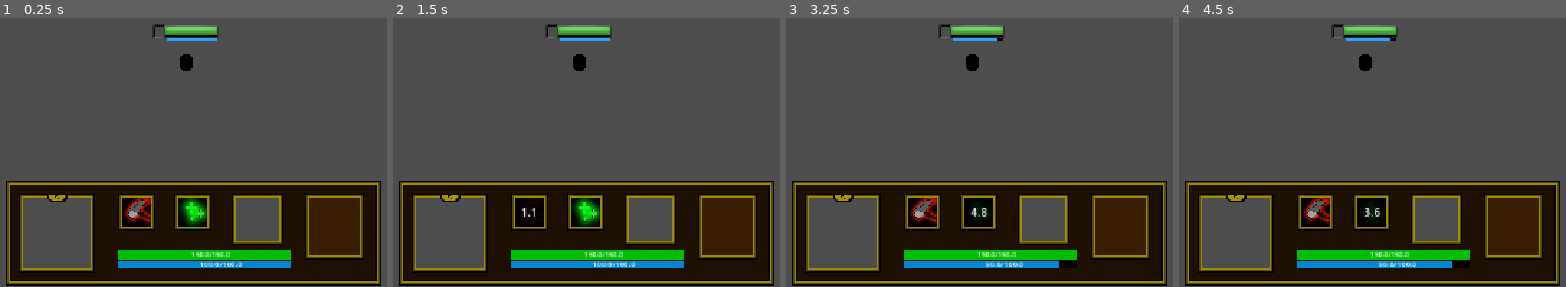
Above: before the commit, frames 1-4 (left to right).
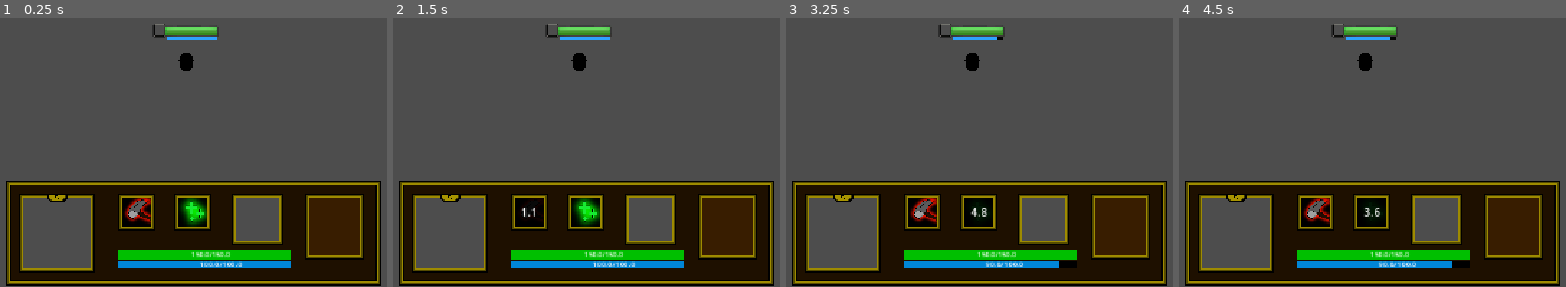
Above: after the commit, the same moments.

Repository: Jhadah/bs-3
Game: Godot game, scene res://Entities/PlayableCharacters/character_1/character_1.tscn
The game is run twice, just before and just after one commit, with the same random seed, the same clock (stepped at 60 frames per second) and the same inputs. This scene is started directly instead of the project's main scene.
Inputs (mouse positions are in pixels of both pictures, inside the frame that each line leads up to):
- Up to frame 1 (0.25 s): no input
- Up to frame 2 (1.5 s): tap Enter at 0.5 s; move the mouse to (756, 39) at 0.52 s; press the mouse at (756, 39) at 0.53 s; tap A (a) at 0.8, 1.35 s; tap Space at 1.25 s; move the mouse to (420, 85) at 1.27 s; release the mouse at (420, 85) at 1.28 s
- Up to frame 3 (3.25 s): tap D (d) at 1.55, 2.1 s; tap Enter at 2 s; move the mouse to (outside the picture) at 2.02 s; tap S (s) at 2.3, 2.85 s; tap Space at 2.75 s; move the mouse to (933, 152) at 2.77 s; tap Shift (shift) at 3.05 s
- Up to frame 4 (4.5 s): tap Enter at 3.5 s; move the mouse to (outside the picture) at 3.52 s; hold Shift (shift) 3.53-4.28 s; tap W (w) at 3.8, 4.35 s; tap Space at 4.25 s; move the mouse to (outside the picture) at 4.27 s

The runs differ from the first frame. In frame 1, 0.4% of the frame differs, in the area x 39-57%, y 2-16%; in frame 2, 0.4%; in frame 3, 0.4%; in frame 4, 0.4%.

Commit message:
Refactorato sistema di effetti[big]

Diff:
--- /dev/null
+++ b/Components/EffectComponent/Effect.gd
@@ -0,0 +1,18 @@
+class_name Effect
+extends RefCounted
+
+
+enum Type {SPEED_BUFF, SPEED_DEBUFF, MOVEMENT_BLOCK, ROTATION_BLOCK}
+var type: Type
+
+enum Calculation {FLAT, PERCENTAGE, IRRELEVANT}
+var calculation: Calculation
+
+var amount: float
+var duration: float
+
+func _init(_type: Type, _duration: float, _amount: float = 0, _calculation: Calculation = Calculation.IRRELEVANT) -> void:
+	type = _type
+	duration = _duration
+	amount = _amount
+	calculation = _calculation
--- /dev/null
+++ b/Components/EffectComponent/EffectComponent.tscn
@@ -0,0 +1,6 @@
+[gd_scene format=3 uid="uid://bitnetxsgtsk7"]
+
+[ext_resource type="Script" uid="uid://bdj87w8iwcgw8" path="res://Components/EffectComponent/effect_component.gd" id="1_soe18"]
+
+[node name="EffectComponent" type="Node" unique_id=1660280139]
+script = ExtResource("1_soe18")
--- /dev/null
+++ b/Components/EffectComponent/effect_component.gd
@@ -0,0 +1,48 @@
+class_name EffectComponent
+extends Node
+
+signal expired(effect: Effect)
+
+signal speed_changed
+signal movement_blocks_changed
+signal rotation_blocks_changed
+
+var speed_buffs: Array[Effect]
+var speed_debuffs: Array[Effect]
+var movement_blocks: Array[Effect]
+var rotation_blocks: Array[Effect]
+
+func apply_effect(effect: Effect):
+	match effect.type:
+		Effect.Type.SPEED_BUFF:
+			_apply_effect_helper(effect, speed_buffs, speed_changed)
+		Effect.Type.SPEED_DEBUFF:
+			_apply_effect_helper(effect, speed_debuffs, speed_changed)
+		Effect.Type.MOVEMENT_BLOCK:
+			_apply_effect_helper(effect, movement_blocks, movement_blocks_changed)
+		Effect.Type.ROTATION_BLOCK:
+			_apply_effect_helper(effect, rotation_blocks, rotation_blocks_changed)
+
+func remove_effect(effect: Effect):
+	match effect.type:
+		Effect.Type.SPEED_BUFF:
+			_remove_effect_helper(effect, speed_buffs, speed_changed)
+		Effect.Type.SPEED_DEBUFF:
+			_remove_effect_helper(effect, speed_debuffs, speed_changed)
+		Effect.Type.MOVEMENT_BLOCK:
+			_remove_effect_helper(effect, movement_blocks, movement_blocks_changed)
+		Effect.Type.ROTATION_BLOCK:
+			_remove_effect_helper(effect, rotation_blocks, rotation_blocks_changed)
+
+func _apply_effect_helper(effect: Effect, array: Array[Effect], _signal: Signal):
+	array.append(effect)
+	_signal.emit()
+
+	await get_tree().create_timer(effect.duration).timeout
+	expired.emit(effect)
+
+func _remove_effect_helper(effect: Effect, array: Array[Effect], _signal: Signal):
+	print("tenativo di rimozione: ", array.has(effect))
+	if array.has(effect):
+		array.erase(effect)
+		_signal.emit()
--- a/Components/MovementComponent/movement_component.gd
+++ b/Components/MovementComponent/movement_component.gd
@@ -1,15 +1,68 @@
 class_name MovementComponent
 extends Node
 
+@onready var parent: Entity = get_parent()
 @export var base_speed: float
-var actual_speed: float
-var slow_factor: float
-var buff_factor: float
+var current_speed: float
+
 
 var can_move: bool = true
 var custom_rotation: bool = false
 
-func _physics_process(_delta: float) -> void:
-	slow_factor = clamp(slow_factor,0,99)
-	actual_speed = base_speed * (1 + buff_factor - slow_factor)
-	actual_speed = clamp(actual_speed, 10, 1000)
+func _ready() -> void:
+	await parent.ready
+	parent.effect.speed_changed.connect(_on_speed_changed)
+	parent.effect.movement_blocks_changed.connect(_on_movement_blocks_changed)
+	parent.effect.rotation_blocks_changed.connect(_on_rotation_blocks_changed)
+
+	current_speed = base_speed
+
+func _physics_process(delta: float) -> void:
+	if !parent.is_multiplayer_authority(): return
+	if !can_move: return
+
+	var input = Input.get_vector("a", "d", "w", "s")
+
+	parent.dir = Vector3(input.x, 0, input.y)
+	parent.velocity = parent.dir * current_speed
+
+	if parent.dir != Vector3.ZERO and custom_rotation == false:
+		var target_rot: float = atan2(-parent.dir.x, -parent.dir.z)
+		parent.rotation.y = lerp_angle(parent.rotation.y, target_rot, delta * 7.0)
+
+	parent.move_and_slide()
+
+func compute_speed() -> float:
+	var flat_speed_mod: float = 0
+	var percentage_speed_mod: float = 0
+
+	for ef in parent.effect.speed_buffs:
+		if ef.calculation == Effect.Calculation.FLAT:
+			flat_speed_mod += ef.amount
+		else:
+			percentage_speed_mod += ef.amount
+
+	for ef in parent.effect.speed_debuffs:
+		if ef.calculation == Effect.Calculation.FLAT:
+			flat_speed_mod -= ef.amount
+		else:
+			percentage_speed_mod -= ef.amount
+
+	var actual_speed = clamp((base_speed + flat_speed_mod) *  (1 + percentage_speed_mod), 1, 20)
+
+	return actual_speed
+
+func _on_speed_changed():
+	current_speed = compute_speed()
+
+func _on_movement_blocks_changed():
+	if !parent.effect.movement_blocks.is_empty():
+		can_move = false
+	else:
+		can_move = true
+
+func _on_rotation_blocks_changed():
+	if !parent.effect.rotation_blocks.is_empty():
+		custom_rotation = true
+	else:
+		custom_rotation = false
--- a/Entities/Entity.gd
+++ b/Entities/Entity.gd
@@ -6,8 +6,12 @@
 @onready var movement: MovementComponent = $MovementComponent
 @onready var health: HealthComponent = $HealthComponent
 @onready var attack: AttackComponent = $AttackComponent
+@onready var effect: EffectComponent = $EffectComponent
 
 var dir: Vector3
+
+func _ready() -> void:
+	effect.expired.connect(_on_effect_expired)
 
 func die():
 	if self is PlayableCharacter:
@@ -15,3 +19,6 @@
 		process_mode = Node.PROCESS_MODE_DISABLED
 	else:  #per minion etc
 		queue_free()
+
+func _on_effect_expired(e: Effect):
+	effect.remove_effect(e)
--- a/Entities/Entity.tscn
+++ b/Entities/Entity.tscn
@@ -4,6 +4,7 @@
 [ext_resource type="PackedScene" uid="uid://52feoyy7gf8i" path="res://Components/HealthComponent/HealthComponent.tscn" id="1_y048k"]
 [ext_resource type="PackedScene" uid="uid://c83m7eo64dcou" path="res://Components/MovementComponent/MovementComponent.tscn" id="2_8xvi6"]
 [ext_resource type="PackedScene" uid="uid://b4dy5lmi2rpo8" path="res://Components/AttackComponent/AttackComponent.tscn" id="4_on4x7"]
+[ext_resource type="PackedScene" uid="uid://bitnetxsgtsk7" path="res://Components/EffectComponent/EffectComponent.tscn" id="5_pxkd2"]
 
 [sub_resource type="CapsuleShape3D" id="CapsuleShape3D_ndf0d"]
 
@@ -16,6 +17,8 @@
 
 [node name="AttackComponent" parent="." unique_id=1342503431 instance=ExtResource("4_on4x7")]
 
+[node name="EffectComponent" parent="." unique_id=1660280139 instance=ExtResource("5_pxkd2")]
+
 [node name="Model" type="Node3D" parent="." unique_id=969807627]
 
 [node name="CollisionShape3D" type="CollisionShape3D" parent="." unique_id=899961525]
--- a/Entities/PlayableCharacters/!base/PlayableCharacter.gd
+++ b/Entities/PlayableCharacters/!base/PlayableCharacter.gd
@@ -28,12 +28,9 @@
 	set_multiplayer_authority(int(name))
 
 func _ready() -> void:
+	super._ready()
 	if is_multiplayer_authority():
 		camera.make_current()
-
-func _physics_process(delta: float) -> void:
-	if is_multiplayer_authority():
-		handle_movement(delta)
 
 func _unhandled_input(event: InputEvent) -> void:
 	if is_multiplayer_authority():
@@ -41,22 +38,6 @@
 			request_spell(cast_main_spell)
 		if event.is_action_pressed("shift"):
 			request_spell(cast_secondary_spell)
-
-# --- Movimento e Controllo ---
-
-func handle_movement(delta: float):
-	if !movement.can_move: return
-
-	var input = Input.get_vector("a", "d", "w", "s")
-	dir = Vector3(input.x, 0, input.y)
-
-	velocity = dir * movement.actual_speed
-
-	if dir != Vector3.ZERO and movement.custom_rotation == false:
-		var target_rot: float = atan2(-dir.x, -dir.z)
-		rotation.y = lerp_angle(rotation.y, target_rot, delta * 7.0)
-
-	move_and_slide()
 
 # --- Sistema di Spell e Abilità ---
 
--- a/Entities/PlayableCharacters/!base/PlayableCharacter.tscn
+++ b/Entities/PlayableCharacters/!base/PlayableCharacter.tscn
@@ -6,8 +6,6 @@
 [ext_resource type="PackedScene" uid="uid://bx4hbgf2stl7l" path="res://UI_Elements/HUD/player_hud.tscn" id="4_gp50t"]
 [ext_resource type="PackedScene" uid="uid://bpjoyvpry6vaf" path="res://Components/ManaComponent/ManaComponent.tscn" id="5_mc71s"]
 [ext_resource type="PackedScene" uid="uid://du1krc5rdx5c" path="res://UI_Elements/Health_Bars/health_bar.tscn" id="6_x0ova"]
-
-[sub_resource type="CapsuleShape3D" id="CapsuleShape3D_y048k"]
 
 [sub_resource type="SceneReplicationConfig" id="SceneReplicationConfig_gnyp4"]
 properties/0/path = NodePath(".:position")
@@ -19,17 +17,16 @@
 
 [sub_resource type="CapsuleMesh" id="CapsuleMesh_w6f7q"]
 
+[sub_resource type="CapsuleShape3D" id="CapsuleShape3D_y048k"]
+
 [node name="PlayableCharacter" unique_id=823502691 instance=ExtResource("1_gnyp4")]
 script = ExtResource("2_3cowm")
 cooldowns = null
 
 [node name="ManaComponent" parent="." index="3" unique_id=1469532642 instance=ExtResource("5_mc71s")]
 
-[node name="CollisionShape3D" parent="." index="5" unique_id=899961525]
-shape = SubResource("CapsuleShape3D_y048k")
-
 [node name="Camera3D" type="Camera3D" parent="." index="6" unique_id=948669895]
-transform = Transform3D(1, 0, 0, 0, 0.36248016, 0.9319916, 0, -0.9319916, 0.36248016, 0.050552964, 20.663328, 7.936764)
+transform = Transform3D(1, 0, 0, 0, 0.36248016, 0.9319916, 0, -0.9319916, 0.36248016, 0.050552964, 19.316732, 7.4664097)
 top_level = true
 script = ExtResource("3_4axk5")
 
@@ -39,9 +36,11 @@
 [node name="Hitboxes" type="Node3D" parent="." index="8" unique_id=49337274]
 
 [node name="DEBUG MODEL" type="MeshInstance3D" parent="." index="9" unique_id=673551957]
-visible = false
 mesh = SubResource("CapsuleMesh_w6f7q")
 
 [node name="PlayerHUD" parent="." index="10" unique_id=354633299 instance=ExtResource("4_gp50t")]
 
 [node name="HealthBar" parent="." index="11" unique_id=233856957 instance=ExtResource("6_x0ova")]
+
+[node name="CollisionShape3D" parent="." index="12" unique_id=899961525]
+shape = SubResource("CapsuleShape3D_y048k")
--- a/Entities/PlayableCharacters/character_1/character_1.gd
+++ b/Entities/PlayableCharacters/character_1/character_1.gd
@@ -22,8 +22,10 @@
 	if is_main_spell_on_cooldown: return
 
 	# SELF EFFECTS APPLIED
-	movement.custom_rotation = true
-	movement.slow_factor += main_spell_self_slow
+	var speed_effect = Effect.new(Effect.Type.SPEED_DEBUFF,main_spell_cast_time,main_spell_self_slow, Effect.Calculation.PERCENTAGE)
+	effect.apply_effect(speed_effect)
+	var rotation_block = Effect.new(Effect.Type.ROTATION_BLOCK, main_spell_cast_time)
+	effect.apply_effect(rotation_block)
 
 	# ROTAZIONE MOUSE
 	var mouse_pos = MouseManager.get_cursor_position_3d()
@@ -40,16 +42,13 @@
 		var damage_dealt = caster.attack.attack_damage # DAMAGE
 		damage_area(main_spell_hb, damage_dealt)
 
-	# SELF EFFECTS REMOVED
-	movement.slow_factor -= main_spell_self_slow
-	movement.custom_rotation = false
-
 @rpc("any_peer","call_local", "reliable")
 func cast_secondary_spell():
 	if is_secondary_spell_on_cooldown: return
 	if !mana.can_spend(secondary_spell_mana_cost): return
 
-	movement.can_move = false
+	var movement_block = Effect.new(Effect.Type.MOVEMENT_BLOCK, secondary_spell_self_root_duration)
+	effect.apply_effect(movement_block)
 
 	# COOLDOWN
 	spell_cooldown_start.rpc("secondary")
--- a/Entities/PlayableCharacters/character_1/character_1.tscn
+++ b/Entities/PlayableCharacters/character_1/character_1.tscn
@@ -10,15 +10,15 @@
 [sub_resource type="CapsuleMesh" id="CapsuleMesh_w6f7q"]
 material = SubResource("StandardMaterial3D_oxffx")
 
-[sub_resource type="CylinderShape3D" id="CylinderShape3D_ndf0d"]
-
 [sub_resource type="BoxShape3D" id="BoxShape3D_w6f7q"]
 size = Vector3(5.4470215, 1, 4.0266113)
 
+[sub_resource type="CylinderShape3D" id="CylinderShape3D_ndf0d"]
+
 [node name="Character1" unique_id=823502691 instance=ExtResource("1_hfrbj")]
 script = ExtResource("2_mfn5y")
-main_spell_cast_time = 0.4
-main_spell_self_slow = 0.2
+main_spell_cast_time = 1.0
+main_spell_self_slow = 0.3
 secondary_spell_self_root_duration = 0.4
 secondary_spell_mana_cost = 10.0
 cooldowns = ExtResource("3_djnaa")
@@ -38,11 +38,11 @@
 [node name="MeshInstance3D" type="MeshInstance3D" parent="Model" parent_id_path=PackedInt32Array(969807627) index="0" unique_id=1967936226]
 mesh = SubResource("CapsuleMesh_w6f7q")
 
-[node name="CollisionShape3D" parent="." index="5" unique_id=899961525]
-shape = SubResource("CylinderShape3D_ndf0d")
-
 [node name="MainSpell" type="Area3D" parent="Hitboxes" parent_id_path=PackedInt32Array(49337274) index="0" unique_id=1943479169]
 
 [node name="CollisionShape3D" type="CollisionShape3D" parent="Hitboxes/MainSpell" index="0" unique_id=588043870]
 transform = Transform3D(1, 0, 0, 0, 1, 0, 0, 0, 1, 0, 0, -2.0030518)
 shape = SubResource("BoxShape3D_w6f7q")
+
+[node name="CollisionShape3D" parent="." index="12" unique_id=899961525]
+shape = SubResource("CylinderShape3D_ndf0d")
Not shown, added: Components/EffectComponent/Effect.gd.uid
Not shown, added: Components/EffectComponent/effect_component.gd.uid
